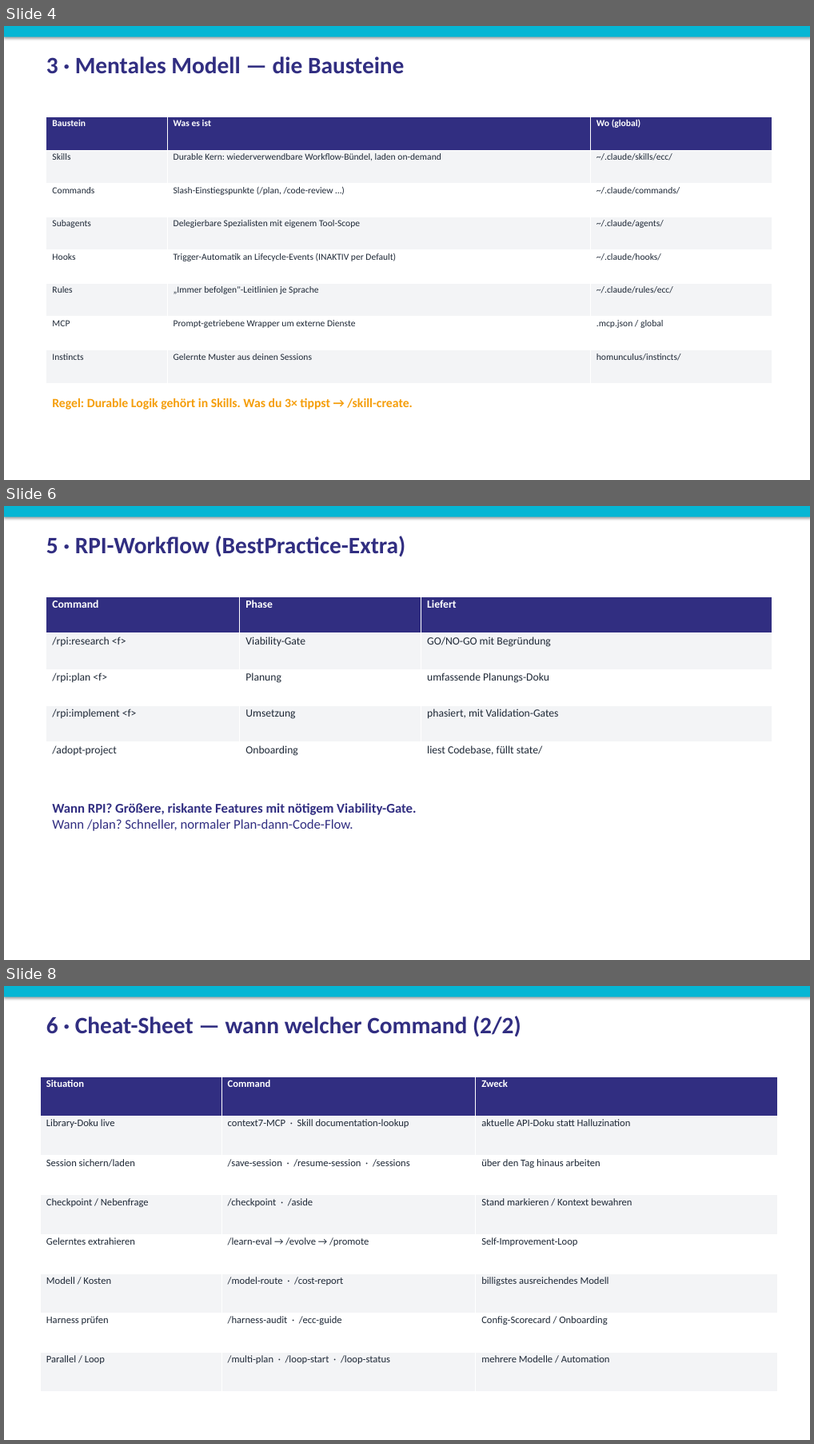
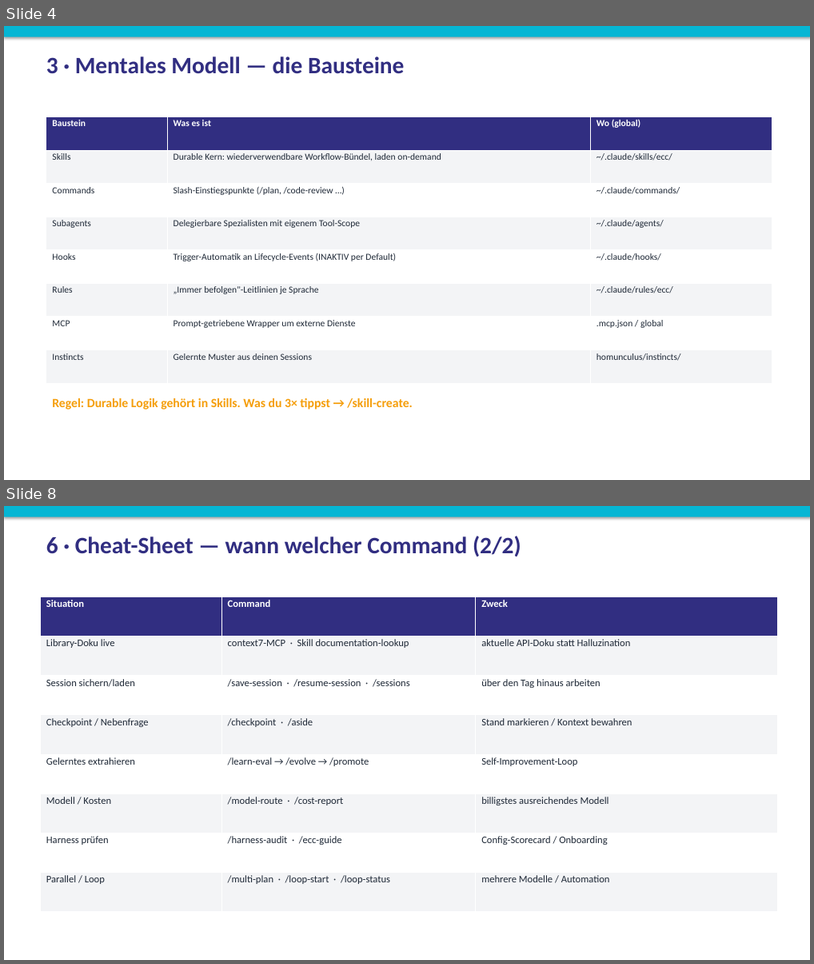
Before and after one commit to Paulee8155/Claude-Code-BestPractice, a slide deck: docs/ECC-Harness-Guide.de.pptx. Shown one above the other, each under a label of ours: slides 4, 6 and 8 before the commit, slides 4 and 8 after it; the slides between them are not shown. The pictures are 814x1444 and 814x964 pixels, drawn with LibreOffice and Linux fonts; fonts in the diff are those of the drawing. Boxes give left, top, right and bottom in pixels: in the first picture for what was removed or moved away, otherwise in the second. Text is boxed around its words. In the diff, an @@ line names an element or a change of style, - is before the commit and + after.

```diff
--- a/docs/ECC-Harness-Guide.de.pptx
+++ b/docs/ECC-Harness-Guide.de.pptx
@@ slide 6 removed at [4, 506, 810, 960], background #FFFFFF @@
@@ rectangle removed at [4, 506, 810, 517] @@
@@ text removed at [46, 536, 406, 557] @@
-5 · RPI-Workflow (BestPractice-Extra)
@@ table removed at [46, 596, 772, 778], 5 rows, 3 columns @@
-Command | Phase | Liefert
-/rpi:research <f> | Viability-Gate | GO/NO-GO mit Begründung
-/rpi:plan <f> | Planung | umfassende Planungs-Doku
-/rpi:implement <f> | Umsetzung | phasiert, mit Validation-Gates
-/adopt-project | Onboarding | liest Codebase, füllt state/
@@ text removed at [52, 803, 416, 831] @@
-Wann RPI? Größere, riskante Features mit nötigem Viability-Gate.
-Wann /plan? Schneller, normaler Plan-dann-Code-Flow.
```
Also in this commit, not shown: 7 slides changed, 1 slide added, 17 other files.
